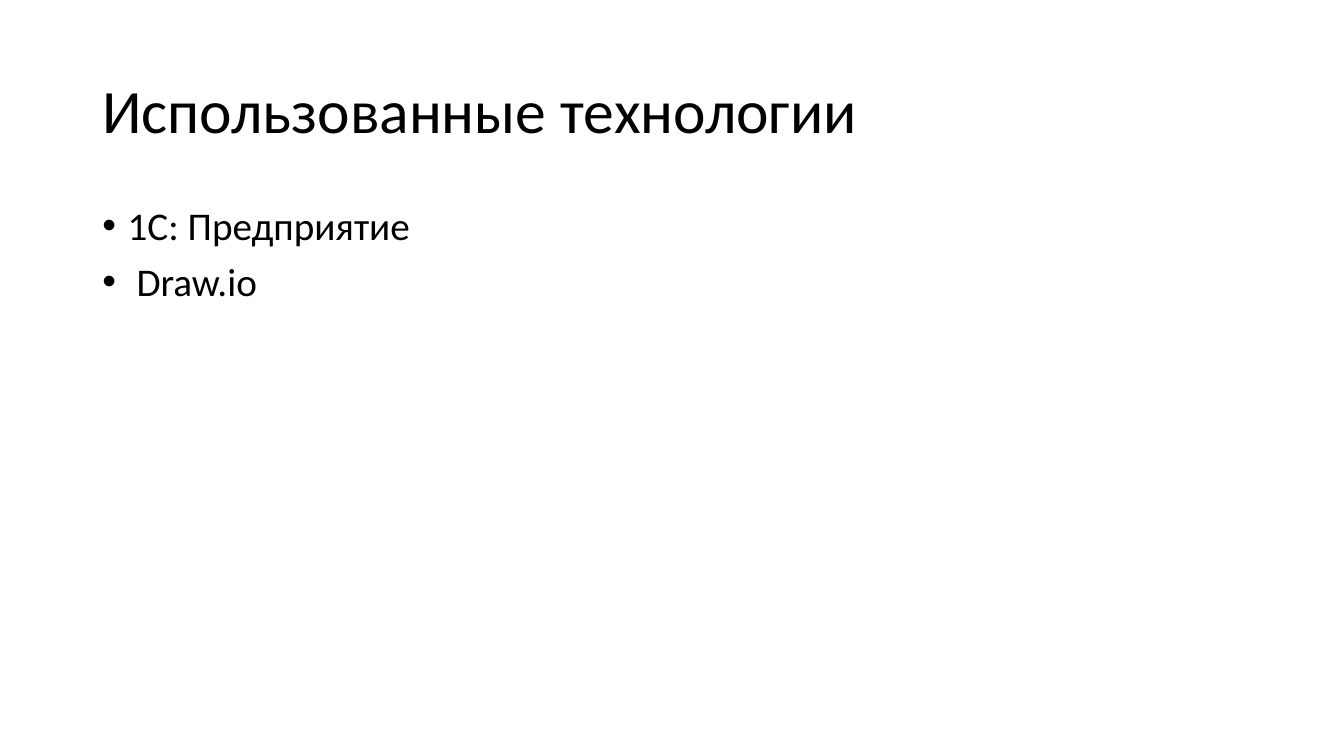
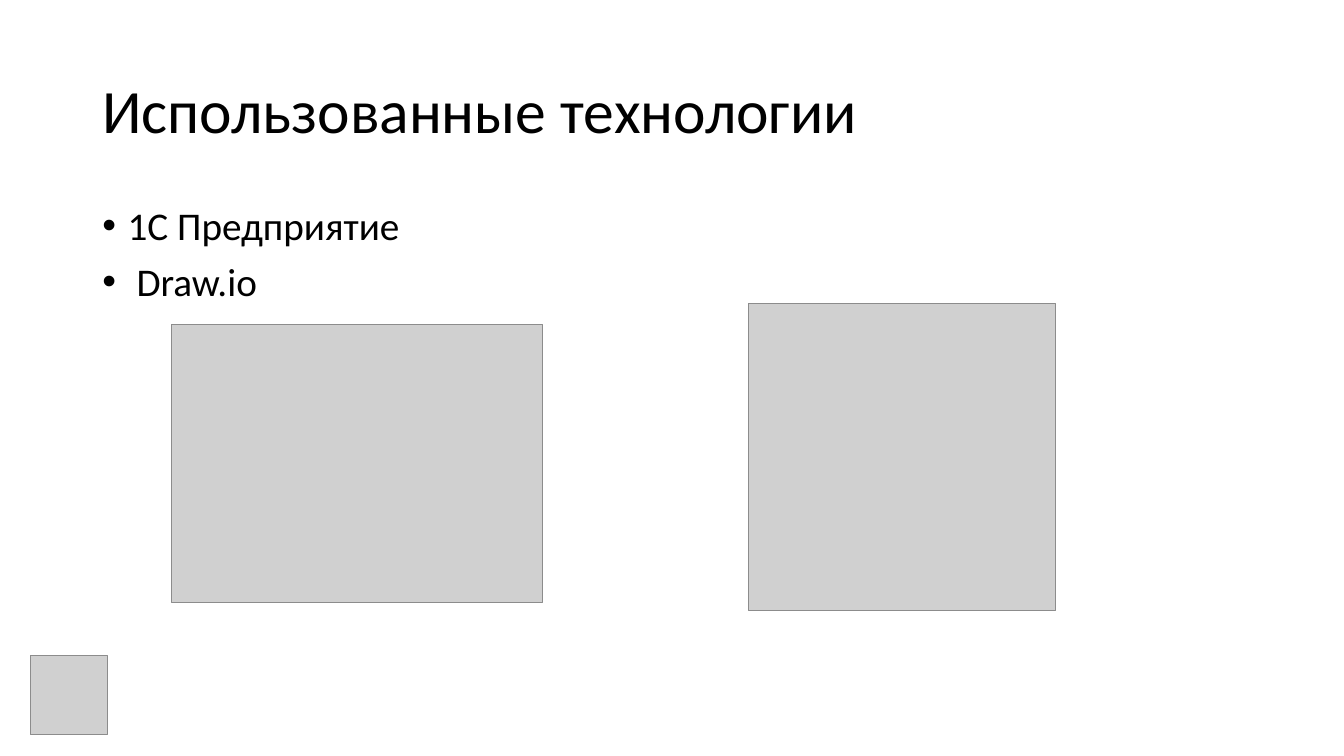
Before and after one commit to joyzen0/VKR, a slide deck: slide 3 of ВКР/Ерохин_ВКР.pptx (slide 4 before the commit). Drawn at 1344x756 pixels with LibreOffice and Linux fonts; fonts in the diff are those of the drawing; grey boxes stand for pictures. Boxes give left, top, right and bottom in pixels: in the first picture for what was removed or moved away, otherwise in the second. Text is boxed around its words. In the diff, an @@ line names an element or a change of style, - is before the commit and + after.

```diff
--- a/ВКР/Ерохин_ВКР.pptx
+++ b/ВКР/Ерохин_ВКР.pptx
@@ text at [128, 214, 399, 247]: text changed @@
-• 1С: Предприятие
+• 1С Предприятие
@@ picture added at [171, 325, 543, 603] @@
@@ picture added at [749, 303, 1057, 611] @@
@@ picture added at [30, 655, 108, 735] @@
```
Also in this commit, not shown: 6 other slides changed, 4 slides added, 2 slides removed, 3 other files.
